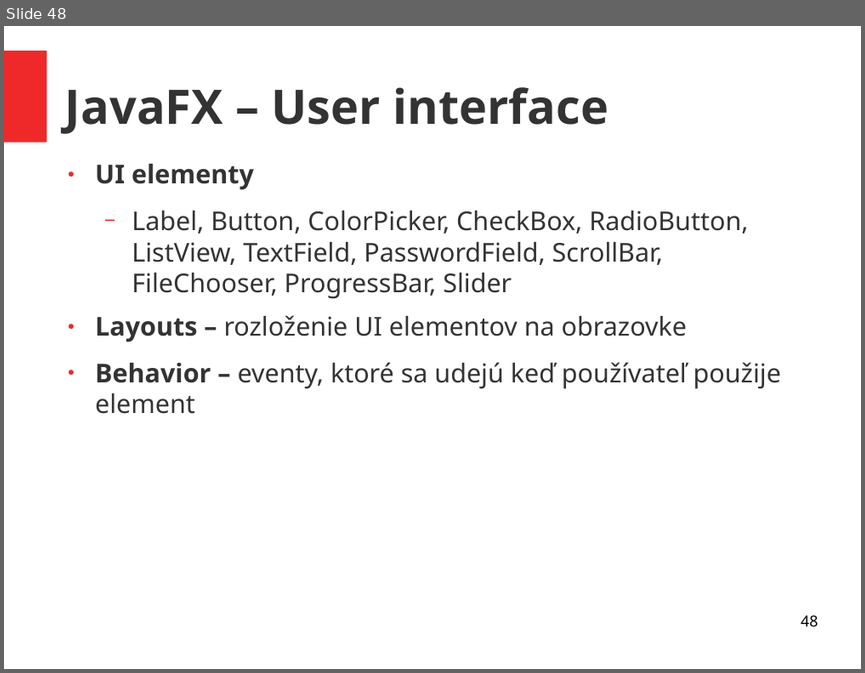
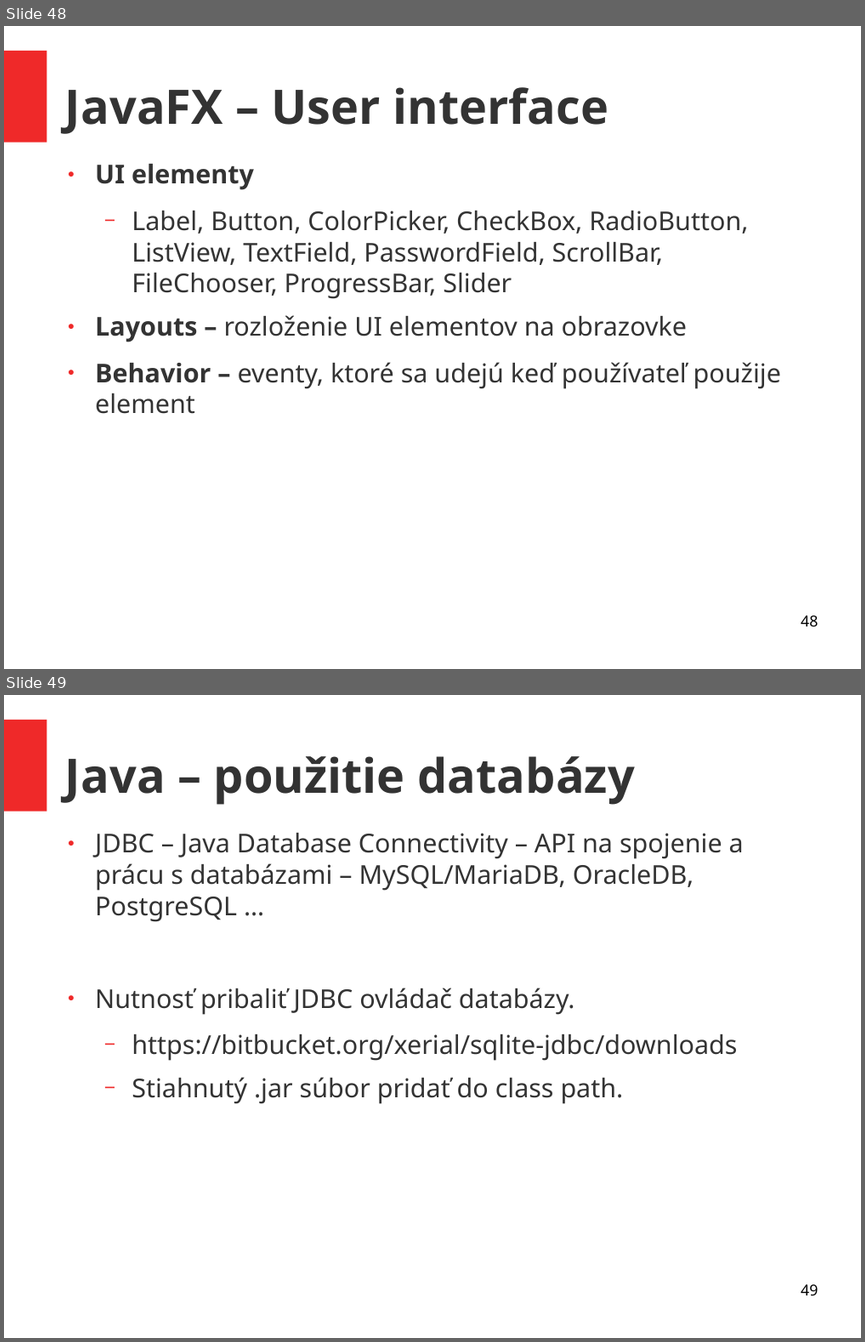
Before and after one commit to ukf-michalkohutek/prezentacia, a slide deck: seminar2.odp. Shown one above the other, each under a label of ours: slide 48 before the commit, slides 48 and 49 after it. The pictures are 865x673 and 865x1342 pixels, drawn with LibreOffice and Linux fonts; fonts in the diff are those of the drawing. Boxes give left, top, right and bottom in pixels: in the first picture for what was removed or moved away, otherwise in the second. Text is boxed around its words. In the diff, an @@ line names an element or a change of style, - is before the commit and + after.

```diff
--- a/seminar2.odp
+++ b/seminar2.odp
@@ slide 49 added at bbox=[4, 695, 861, 1338], background #FFFFFF; not listed: 1 template element that a slide beside it also shows @@
@@ title added at bbox=[65, 756, 635, 805], 44 pt, text #333333, bold @@
+Java – použitie databázy
@@ text added at bbox=[95, 833, 744, 1104], 24 pt, text #333333 @@
+● JDBC – Java Database Connectivity – API na spojenie a prácu s databázami – MySQL/MariaDB, OracleDB, PostgreSQL …
+● Nutnosť pribaliť JDBC ovládač databázy.
+  − https://bitbucket.org/xerial/sqlite-jdbc/downloads
+  − Stiahnutý .jar súbor pridať do class path.
@@ page number added at bbox=[800, 1284, 817, 1296], 14 pt, text #000000 @@
+49
```
Also in this commit, not shown: 11 other slides added, 1 other file.
